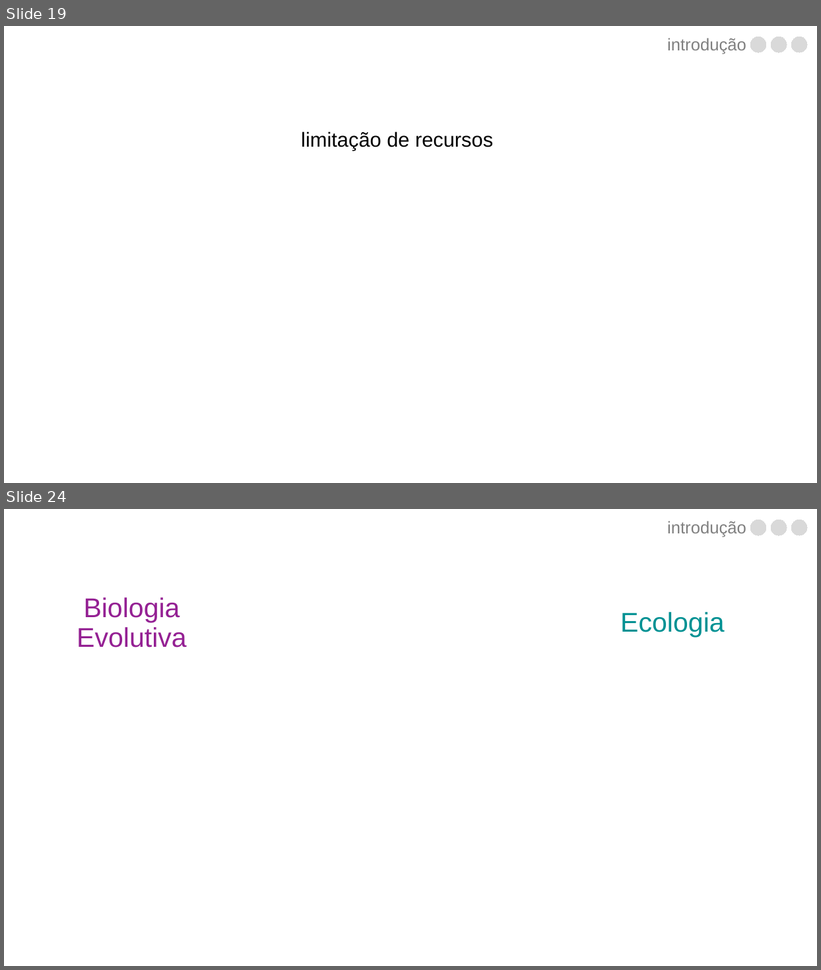
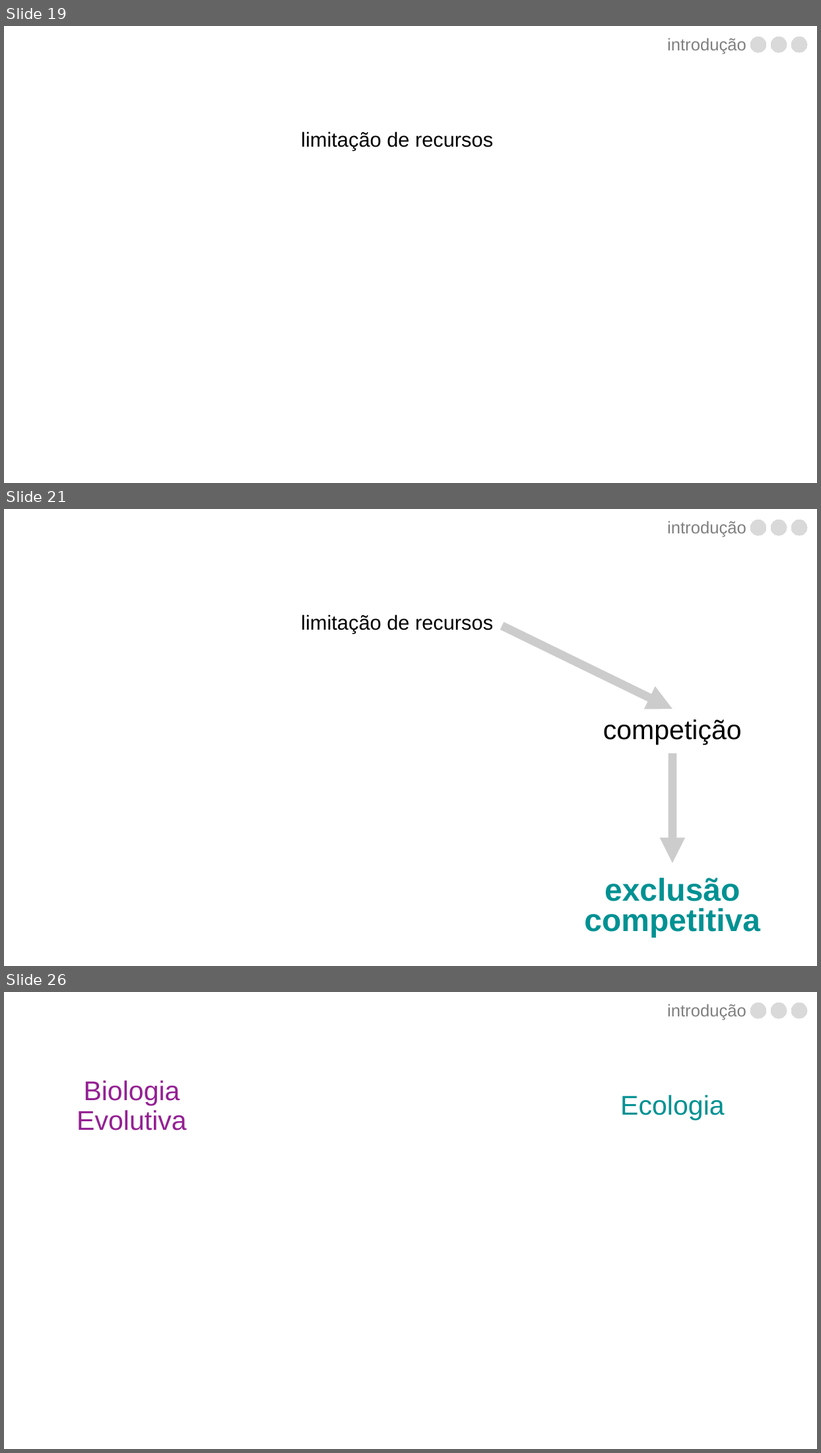
Before and after one commit to luisanovara/dissertacao, a slide deck: DEFESA.pptx. Shown one above the other, each under a label of ours: slides 19 and 24 before the commit, slides 19, 21 and 26 after it; the slides between them are not shown. The pictures are 821x970 and 821x1453 pixels, drawn with LibreOffice and Linux fonts; fonts in the diff are those of the drawing. Boxes give left, top, right and bottom in pixels: in the first picture for what was removed or moved away, otherwise in the second. Text is boxed around its words. In the diff, an @@ line names an element or a change of style, - is before the commit and + after.

```diff
--- a/DEFESA.pptx
+++ b/DEFESA.pptx
@@ slide 21 added at box(4, 509, 817, 966), background #FFFFFF @@
@@ text added at box(667, 521, 746, 537), 20 pt, text #808080 @@
+introdução
@@ freeform shape added at box(750, 520, 766, 536), fill #D9D9D9, outline #D9D9D9 0 pt @@
@@ freeform shape added at box(772, 520, 787, 536), fill #D9D9D9, outline #D9D9D9 0 pt @@
@@ freeform shape added at box(791, 520, 807, 536), fill #D9D9D9, outline #D9D9D9 0 pt @@
@@ text added at box(301, 615, 493, 634), 24 pt, text #000000 @@
+limitação de recursos
@@ arrow added from (502, 626) to (673, 709), #000000 10 pt @@
@@ text added at box(603, 720, 742, 745), 32 pt, text #000000 @@
+competição
@@ arrow added from (673, 754) to (673, 863), #000000 10 pt @@
@@ text added at box(584, 878, 760, 938), 37.4 pt, text #009193, bold @@
+exclusão competitiva
@@ what was slide 24 is now slide 26 @@
```
Also in this commit, not shown: 4 slides changed, 1 other slide added.
